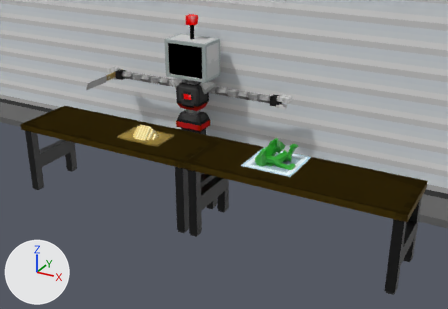
What one commit did to the Blender file projects/2023/daa/cookingscene.blend.
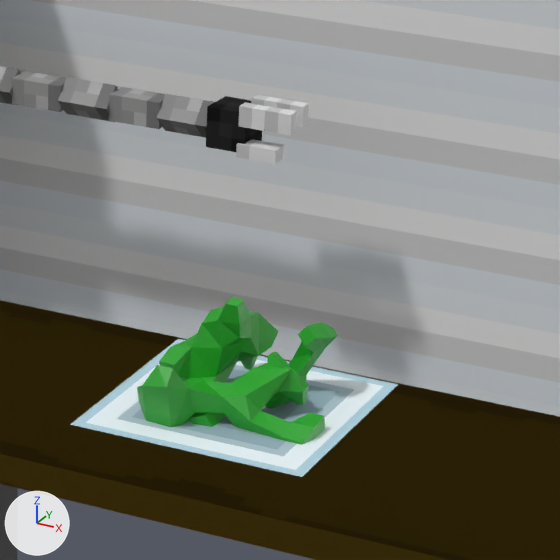
There are two pictures of each version: one from a 50 mm camera at (5.86, -9.63, 6.37) aimed at (0.83, -0.49, 1.8), one close up on the part from 50% to 77% of the width and 24% to 63% of the height. The lights are fixed; the arrows at lower left show +X, +Y and +Z.

The first close-up shows 'Cube.001', 'arm1', 'arm1.001', 'arm1.002', 'arm1.004', 'hand.001', 'hand.002', 'house2.001', 'plate', 'salad', 'wrist'.
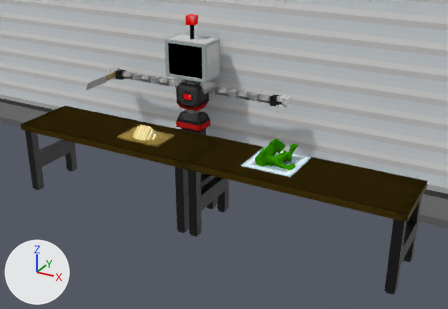
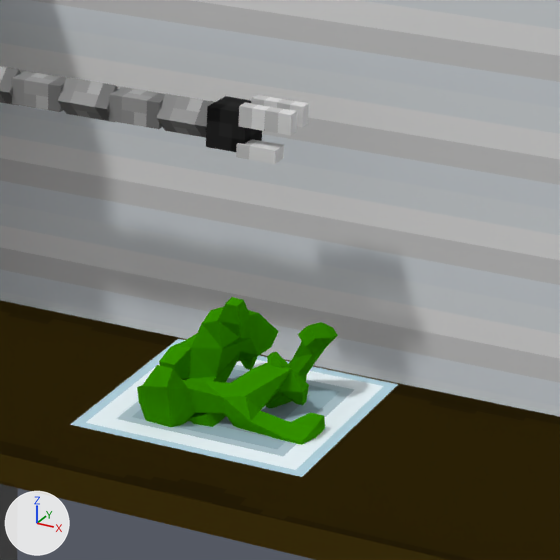
Boxes [x1, y1, x2, y2] around the edits, measured in the close-ups (560 x 560 px):
'salad', recoloured, surface changed
    both: [137, 297, 338, 445]

Edits to the bpy script that builds the scene:
```text
Change mat_material_002:
    mat_material_002.base_color: (0.0, 0.369, 0.00207) -> (0.0343, 0.275, 0.0)  # green #00a407 -> green #348f00
    mat_material_002.specular_ior_level: 1.0 -> 0.0
```
